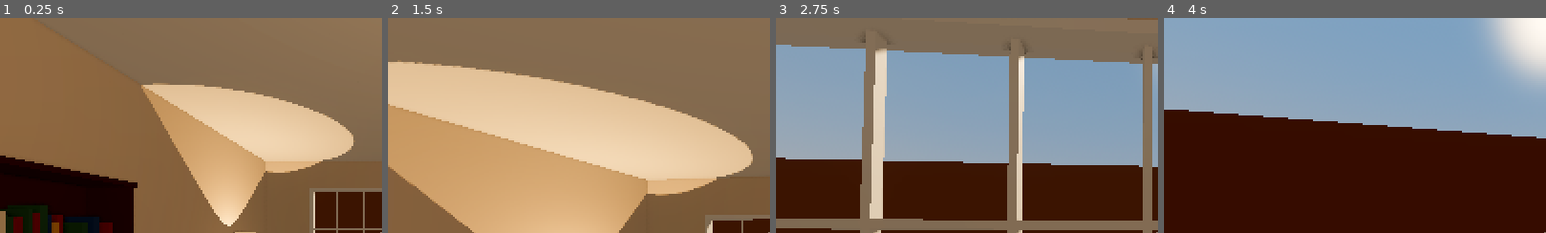
Above: before the commit, frames 1-4 (left to right).
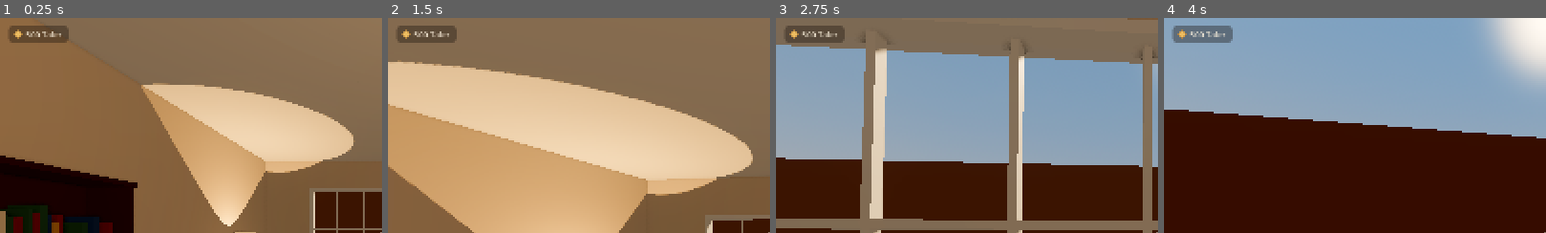
Above: after the commit, the same moments.

Repository: muschel99/Buecherei-Game
Game: Godot game, scene res://scenes/main.tscn
Two runs of this game, one before a commit and one after it. Both use one fixed random seed, a clock stepped at 60 frames per second and the inputs below.
Inputs (mouse positions are % of the whole screen's width and height, from its top left):
- Up to frame 1 (0.25 s): no input
- Up to frame 2 (1.5 s): tap Enter at 0.5 s; move the mouse to (55, 50) at 0.52 s; hold X (build_delete) 0.53-1.28 s; hold W (move_forward) from 0.53 s (still down); tap Space (jump) at 0.77 s; move the mouse to (45, 50) at 1.27 s; tap Shift (build_paint_all) at 1.35 s
- Up to frame 3 (2.75 s): keep holding W (move_forward); tap Space (jump) at 1.52 s; move the mouse to (52, 48) at 2.02 s; press the mouse at (52, 48) at 2.03 s
- Up to frame 4 (4 s): keep holding W (move_forward); move the mouse to (49, 52) at 2.77 s; release the mouse at (49, 52) at 2.78 s; tap Mouse wheel up (build_rotate) at 2.85 s; tap Space (jump) at 3.02, 3.77 s; move the mouse to (57, 51) at 3.52 s; hold Mouse wheel down (build_rotate_back) from 3.53 s (still down)
The pictures show only the part of the screen within x 0-50%, y 0-50%; the shares and areas given below are measured in that part.

The runs differ from the first frame. In frame 1, 1.2% of the frame differs, in the area x 2-18%, y 3-12%; in frame 2, 1.1%; in frame 3, 1.1%; in frame 4, 1.3%.

Commit message:
Inventar, Shop und Lieferung, Teil 1: Geld
- Neues Autoload Wallet (Geldbörse): Kontostand, ausgeben, einnehmen – Grundlage für Etappe 5
- Startgeld in GameConfig.start_money (500 Taler)
- Dezente Anzeige des Kontostands oben links, Änderungen erscheinen kurz darunter
- Kontostand wird mit dem Spielstand gespeichert

Co-Authored-By: Claude Opus 5.5 <noreply@anthropic.com>
Claude-Session: https://claude.ai/code/session_01Keur6F3CMQBeom8RpdfucG

Diff:
--- a/project.godot
+++ b/project.godot
@@ -23,6 +23,7 @@
 SaveManager="*res://scripts/autoload/save_manager.gd"
 MenuStack="*res://scripts/autoload/menu_stack.gd"
 Settings="*res://scripts/autoload/settings.gd"
+Wallet="*res://scripts/autoload/wallet.gd"
 
 [display]
 
--- a/scenes/ui/hud.tscn
+++ b/scenes/ui/hud.tscn
@@ -13,6 +13,29 @@
 corner_radius_bottom_left = 4
 shadow_color = Color(0, 0, 0, 0.3)
 shadow_size = 2
+
+[sub_resource type="StyleBoxFlat" id="StyleBoxFlat_money"]
+content_margin_left = 12.0
+content_margin_top = 6.0
+content_margin_right = 14.0
+content_margin_bottom = 6.0
+bg_color = Color(0.1, 0.07, 0.05, 0.38)
+corner_radius_top_left = 10
+corner_radius_top_right = 10
+corner_radius_bottom_right = 10
+corner_radius_bottom_left = 10
+
+[sub_resource type="StyleBoxFlat" id="StyleBoxFlat_coin"]
+bg_color = Color(0.93, 0.74, 0.38, 1)
+border_width_left = 2
+border_width_top = 2
+border_width_right = 2
+border_width_bottom = 2
+border_color = Color(0.72, 0.52, 0.24, 1)
+corner_radius_top_left = 8
+corner_radius_top_right = 8
+corner_radius_bottom_right = 8
+corner_radius_bottom_left = 8
 
 [node name="HUD" type="CanvasLayer"]
 process_mode = 3
@@ -69,3 +92,43 @@
 mouse_filter = 2
 expand_mode = 1
 stretch_mode = 5
+
+[node name="MoneyPanel" type="PanelContainer" parent="."]
+offset_left = 18.0
+offset_top = 16.0
+offset_right = 140.0
+offset_bottom = 48.0
+mouse_filter = 2
+theme_override_styles/panel = SubResource("StyleBoxFlat_money")
+
+[node name="HBox" type="HBoxContainer" parent="MoneyPanel"]
+layout_mode = 2
+mouse_filter = 2
+theme_override_constants/separation = 8
+
+[node name="Coin" type="Panel" parent="MoneyPanel/HBox"]
+custom_minimum_size = Vector2(16, 16)
+layout_mode = 2
+size_flags_vertical = 4
+mouse_filter = 2
+theme_override_styles/panel = SubResource("StyleBoxFlat_coin")
+
+[node name="MoneyLabel" type="Label" parent="MoneyPanel/HBox"]
+unique_name_in_owner = true
+layout_mode = 2
+theme_override_colors/font_color = Color(1, 0.96, 0.88, 0.92)
+theme_override_font_sizes/font_size = 17
+text = "500 Taler"
+
+[node name="MoneyChangeLabel" type="Label" parent="."]
+unique_name_in_owner = true
+offset_left = 24.0
+offset_top = 52.0
+offset_right = 224.0
+offset_bottom = 76.0
+mouse_filter = 2
+theme_override_colors/font_color = Color(1, 0.9, 0.7, 1)
+theme_override_colors/font_shadow_color = Color(0, 0, 0, 0.5)
+theme_override_constants/shadow_offset_x = 1
+theme_override_constants/shadow_offset_y = 1
+theme_override_font_sizes/font_size = 15
--- a/scripts/autoload/game_config.gd
+++ b/scripts/autoload/game_config.gd
@@ -114,8 +114,14 @@
 var highlight_brightness: float = 0.06
 ## Heller Schimmer am Rand des Objekts (0 = kein Rand, 1 = sehr hell).
 var highlight_rim_strength: float = 0.45
-## Name der Währung, wie er im Katalog angezeigt wird.
+
+
+# --- Geld, Shop und Lieferung ---
+
+## Name der Währung, wie er im Spiel angezeigt wird.
 var currency_name: String = "Taler"
+## Kontostand beim allerersten Start (neues Spiel).
+var start_money: int = 500
 
 
 # --- Speichern ---
--- /dev/null
+++ b/scripts/autoload/wallet.gd
@@ -0,0 +1,67 @@
+extends Node
+## Die Geldbörse der Bücherei: der aktuelle Kontostand.
+##
+## Dieses Autoload ist die einzige Stelle, an der sich das Geld ändert.
+## Im Code: Wallet.money, Wallet.can_afford(120), Wallet.spend(120, "Einkauf").
+## Ab Etappe 5 kommen hier die Einnahmen (Leihgebühren, Mitgliedschaften, Café) mit
+## Wallet.earn(...) dazu – jede Buchung trägt einen kurzen Grund, damit später z. B. eine
+## Tagesabrechnung daraus entstehen kann.
+## Der Kontostand wird mit dem Spielstand gespeichert (Gruppe "persist", siehe SaveManager).
+
+## Wird gesendet, wenn sich der Kontostand ändert (change: + Einnahme, - Ausgabe).
+signal money_changed(money: int, change: int)
+
+## Name im Spielstand.
+var save_key: String = "wallet"
+## Aktueller Kontostand in Talern. Zum Start: GameConfig.start_money.
+var money: int = 0
+
+
+func _ready() -> void:
+	money = GameConfig.start_money
+	add_to_group(SaveManager.PERSIST_GROUP)
+
+
+func can_afford(amount: int) -> bool:
+	return amount <= money
+
+
+## Gibt Geld aus. Liefert false (und ändert nichts), wenn es nicht reicht.
+func spend(amount: int, reason: String = "") -> bool:
+	if amount < 0 or not can_afford(amount):
+		return false
+	_change(-amount, reason)
+	return true
+
+
+## Nimmt Geld ein (z. B. beim Verkaufen, ab Etappe 5 auch Leihgebühren).
+func earn(amount: int, reason: String = "") -> void:
+	if amount > 0:
+		_change(amount, reason)
+
+
+## Betrag mit Währung, z. B. "1.250 Taler".
+func format(amount: int) -> String:
+	var digits := str(absi(amount))
+	var grouped := ""
+	while digits.length() > 3:
+		grouped = "." + digits.right(3) + grouped
+		digits = digits.left(digits.length() - 3)
+	return "%s%s%s %s" % ["-" if amount < 0 else "", digits, grouped, GameConfig.currency_name]
+
+
+func _change(change: int, _reason: String) -> void:
+	money += change
+	money_changed.emit(money, change)
+	SaveManager.request_save()
+
+
+# --- Speichern und Laden ---
+
+func get_save_data() -> Dictionary:
+	return {"money": money}
+
+
+func load_save_data(data: Dictionary) -> void:
+	money = int(data.get("money", GameConfig.start_money))
+	money_changed.emit(money, 0)
--- a/scripts/ui/hud.gd
+++ b/scripts/ui/hud.gd
@@ -1,5 +1,5 @@
 extends CanvasLayer
-## Anzeige über dem Spielbild: Punkt in der Bildmitte und Hinweistext.
+## Anzeige über dem Spielbild: Punkt in der Bildmitte, Hinweistext und Kontostand.
 ##
 ## Bekommt von der Spielfigur über das Signal "interaction_target_changed"
 ## mitgeteilt, welches interaktive Objekt gerade anvisiert wird.
@@ -16,15 +16,21 @@
 @onready var _crosshair: Panel = $Crosshair
 @onready var _cursor_icon: TextureRect = $CursorIcon
 @onready var _prompt_label: Label = $PromptLabel
+@onready var _money_label: Label = %MoneyLabel
+@onready var _money_change_label: Label = %MoneyChangeLabel
 
 var _target: Interactable = null
 var _seated := false
 var _tween: Tween
+var _money_tween: Tween
 
 
 func _ready() -> void:
 	_crosshair.modulate.a = CROSSHAIR_IDLE_ALPHA
 	_prompt_label.modulate.a = 0.0
+	_money_change_label.modulate.a = 0.0
+	_money_label.text = Wallet.format(Wallet.money)
+	Wallet.money_changed.connect(_on_money_changed)
 
 
 func _process(_delta: float) -> void:
@@ -35,6 +41,20 @@
 		_prompt_label.text = "%s, Leertaste oder Laufen – Aufstehen" % _get_key_name("interact")
 	elif is_instance_valid(_target):
 		_prompt_label.text = "%s – %s" % [_get_key_name("interact"), _target.prompt_text]
+
+
+## Kontostand aktualisieren; Einnahmen und Ausgaben erscheinen kurz darunter (+80 / −320).
+func _on_money_changed(money: int, change: int) -> void:
+	_money_label.text = Wallet.format(money)
+	if change == 0:
+		return
+	_money_change_label.text = ("+" if change > 0 else "−") + Wallet.format(absi(change))
+	if _money_tween:
+		_money_tween.kill()
+	_money_change_label.modulate.a = 1.0
+	_money_tween = create_tween()
+	_money_tween.tween_interval(1.6)
+	_money_tween.tween_property(_money_change_label, "modulate:a", 0.0, 0.8)
 
 
 ## Im Sitzen dezent zeigen, wie man wieder aufsteht.
Not shown, added: scripts/autoload/wallet.gd.uid
